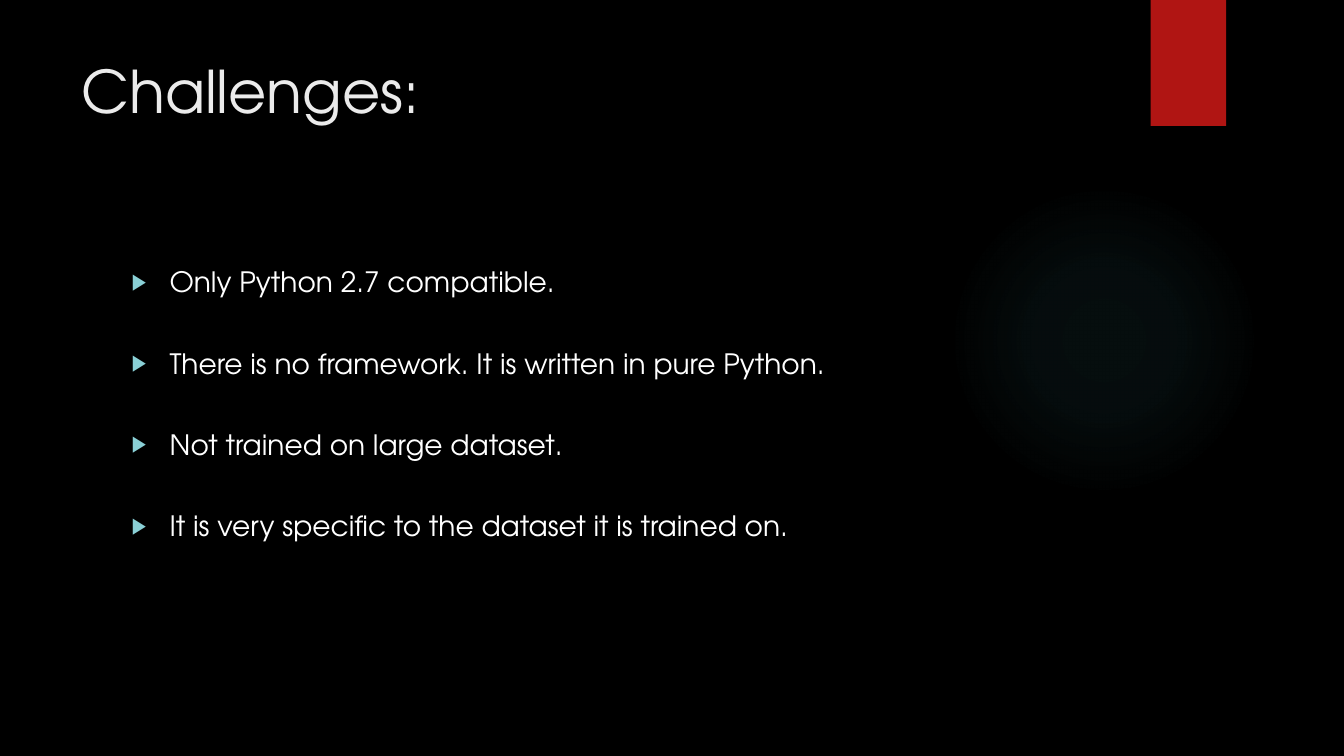
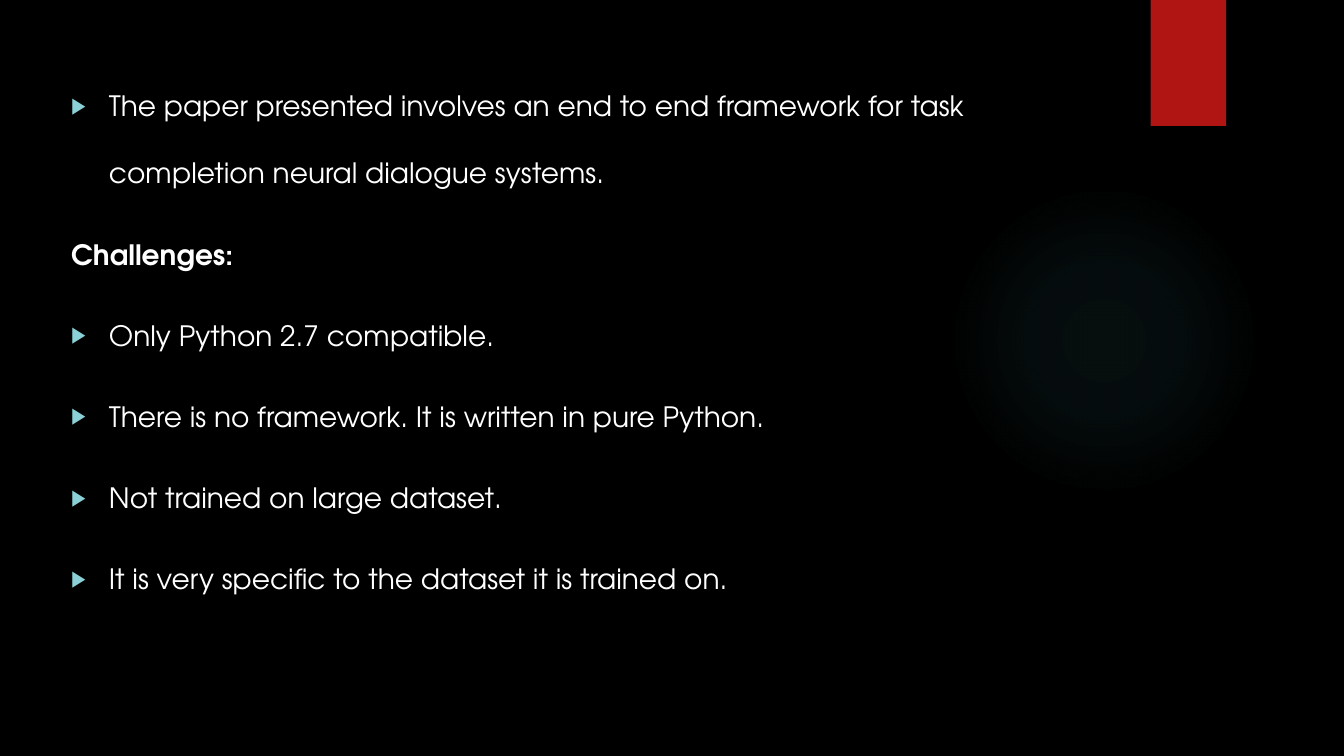
Before and after one commit to agsarthak/Goal-oriented-Dialogue-Systems, a slide deck: slide 11 of Presentation.pptx (slide 6 before the commit). Drawn at 1344x756 pixels with LibreOffice and Linux fonts; fonts in the diff are those of the drawing; background and template pictures are left out. Boxes give left, top, right and bottom in pixels: in the first picture for what was removed or moved away, otherwise in the second. Text is boxed around its words. In the diff, an @@ line names an element or a change of style, - is before the commit and + after.

```diff
--- a/Presentation.pptx
+++ b/Presentation.pptx
@@ text "The paper presented involves an ...": place and size @@
-text "The paper presented involves an ..." at [170, 271, 824, 542]
+text "The paper presented involves an ..." at [71, 95, 964, 595]
@@ title removed at [81, 68, 419, 126] @@
-Challenges:
@@ text at [71, 95, 964, 272]: paragraphs added @@
+▶ The paper presented involves an end to end framework for task completion neural dialogue systems.
+Challenges:
```
Also in this commit, not shown: 3 other slides changed, 11 slides added, 1 slide removed, 2 other files.
